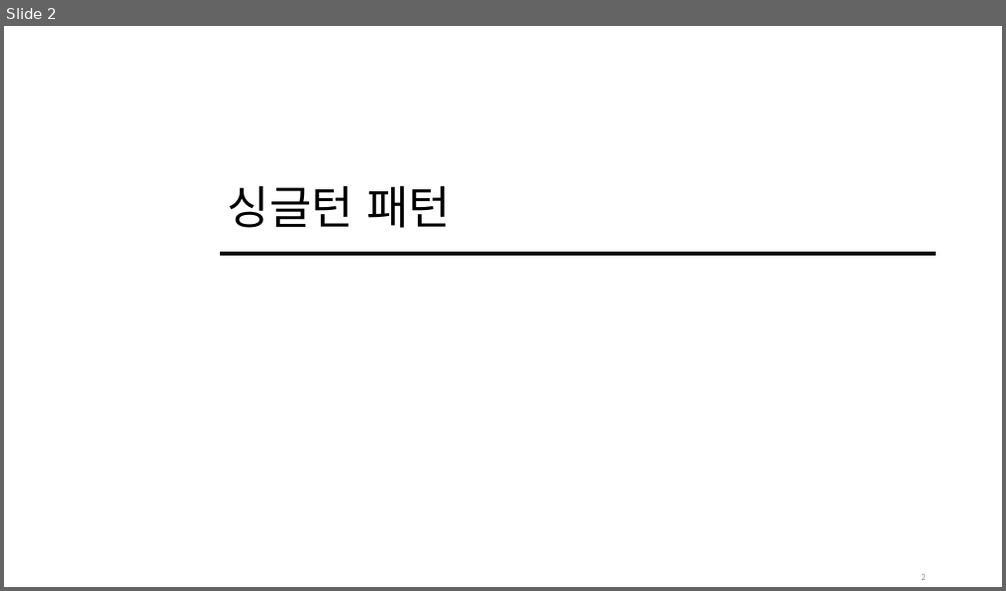
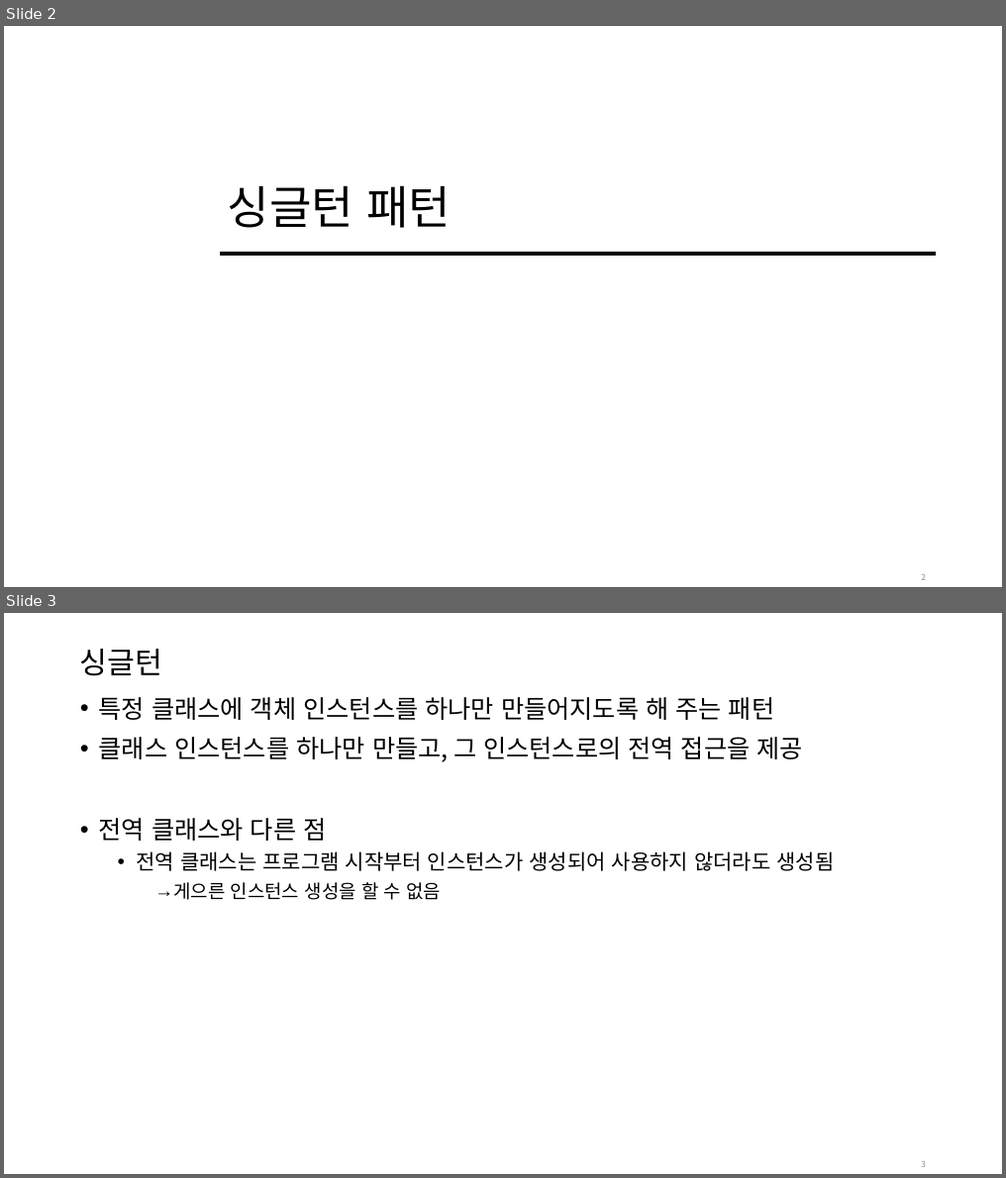
Before and after one commit to kwhk94/Algorithm, a slide deck: doc/Design pattern/헤드퍼스트 디자인패턴[5~6].pptx. Shown one above the other, each under a label of ours: slide 2 before the commit, slides 2 and 3 after it. The pictures are 1006x591 and 1006x1178 pixels, drawn with LibreOffice and Linux fonts; fonts in the diff are those of the drawing. Boxes give left, top, right and bottom in pixels: in the first picture for what was removed or moved away, otherwise in the second. Text is boxed around its words. In the diff, an @@ line names an element or a change of style, - is before the commit and + after.

```diff
--- a/doc/Design pattern/헤드퍼스트 디자인패턴[5~6].pptx
+++ b/doc/Design pattern/헤드퍼스트 디자인패턴[5~6].pptx
@@ slide 3 added at (x1=4, y1=613, x2=1002, y2=1174), background #FFFFFF @@
@@ title added at (x1=80, y1=649, x2=162, y2=676), 28.8 pt, text #000000 @@
+싱글턴
@@ text added at (x1=99, y1=697, x2=834, y2=900), 24 pt, text #000000 @@
+• 특정 클래스에 객체 인스턴스를 하나만 만들어지도록 해 주는 패턴
+• 클래스 인스턴스를 하나만 만들고, 그 인스턴스로의 전역 접근을 제공
+• 전역 클래스와 다른 점
+  • 전역 클래스는 프로그램 시작부터 인스턴스가 생성되어 사용하지 않더라도 생성됨
+    → 게으른 인스턴스 생성을 할 수 없음
@@ page number added at (x1=921, y1=1161, x2=926, y2=1167), 8 pt, text #8C8C8C @@
+3
```
Also in this commit, not shown: 1 other slide added.
